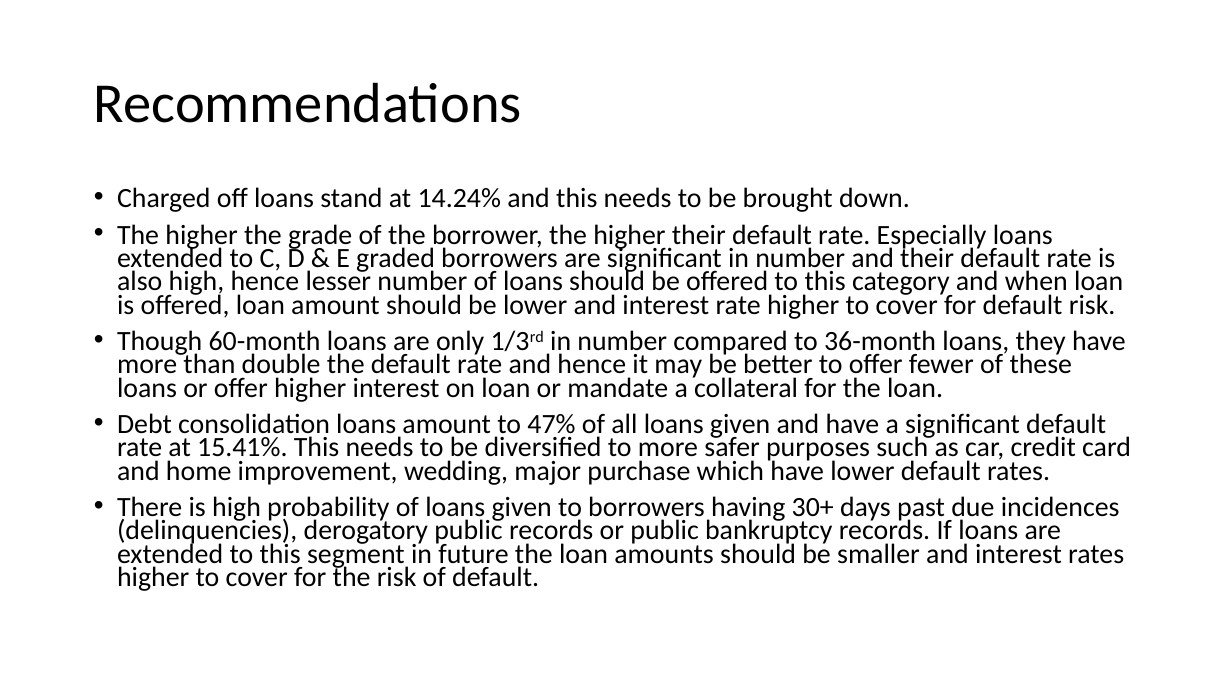
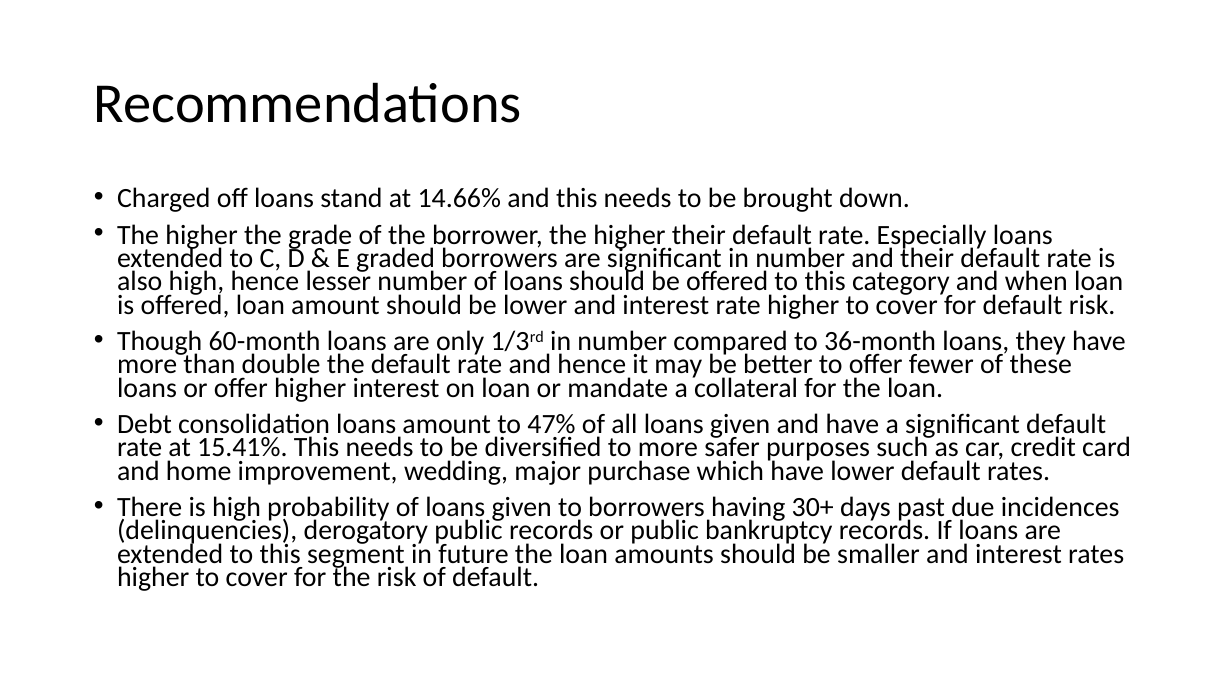
Before and after one commit to sivavaddadi/LendingClubCaseStudy, a slide deck: slide 6 of Lending_Club_Case_Study.pptx. Drawn at 1232x693 pixels with LibreOffice and Linux fonts; fonts in the diff are those of the drawing. Boxes give left, top, right and bottom in pixels: in the first picture for what was removed or moved away, otherwise in the second. Text is boxed around its words. In the diff, an @@ line names an element or a change of style, - is before the commit and + after.

```diff
--- a/Lending_Club_Case_Study.pptx
+++ b/Lending_Club_Case_Study.pptx
@@ text at (117,187,910,212): text changed @@
-• Charged off loans stand at 14.24% and this needs to be brought down.
+• Charged off loans stand at 14.66% and this needs to be brought down.
```
Also in this commit, not shown: 4 other slides changed.
